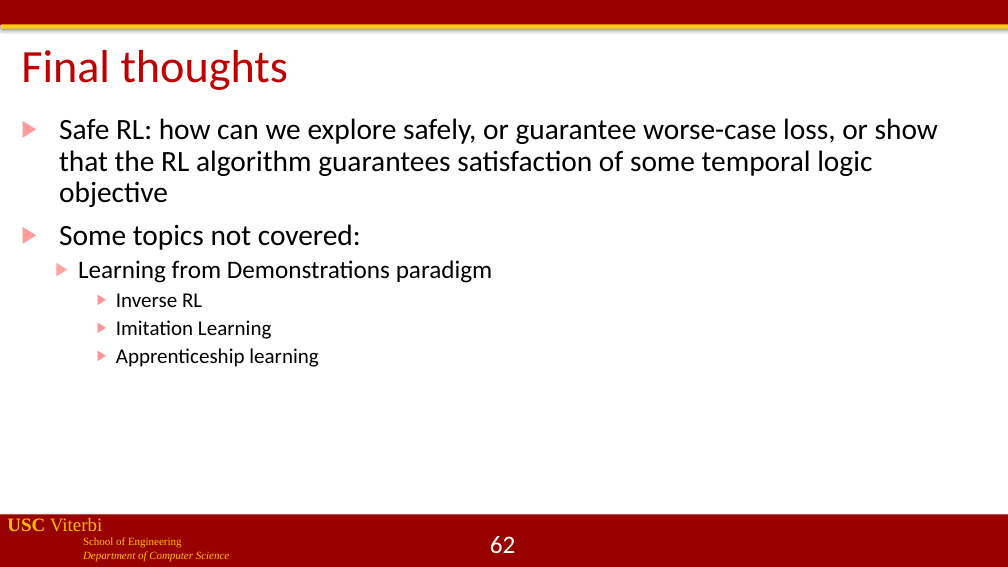
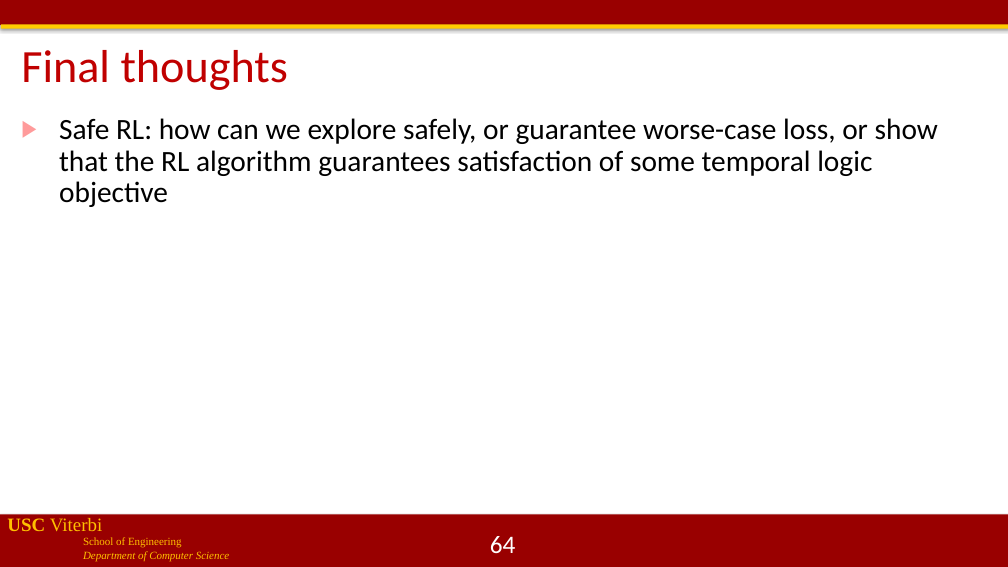
Before and after one commit to jdeshmukh/jdeshmukh.github.io, a slide deck: slide 64 of teaching/cs513slides/lecture12-RLDeepRL.pptx (slide 62 before the commit). Drawn at 1008x567 pixels with LibreOffice and Linux fonts; fonts in the diff are those of the drawing; background and template pictures are left out. Boxes give left, top, right and bottom in pixels: in the first picture for what was removed or moved away, otherwise in the second. Text is boxed around its words. In the diff, an @@ line names an element or a change of style, - is before the commit and + after.

```diff
--- a/teaching/cs513slides/lecture12-RLDeepRL.pptx
+++ b/teaching/cs513slides/lecture12-RLDeepRL.pptx
@@ text at box(59, 224, 493, 367): paragraphs removed @@
-▶ Some topics not covered:
-  ▶ Learning from Demonstrations paradigm
-    ▶ Inverse RL
-    ▶ Imitation Learning
-    ▶ Apprenticeship learning
@@ page number at box(490, 536, 516, 553): text changed @@
-62
+64
```
Also in this commit, not shown: 11 other slides changed, 2 slides added, 1 other file.
